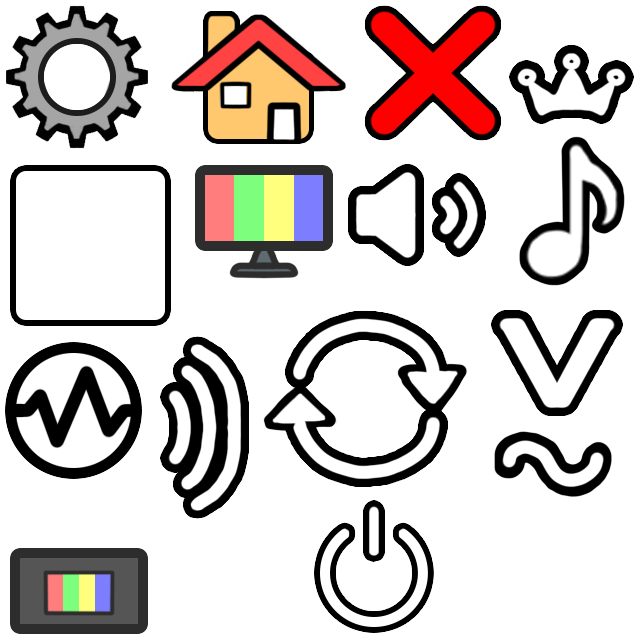
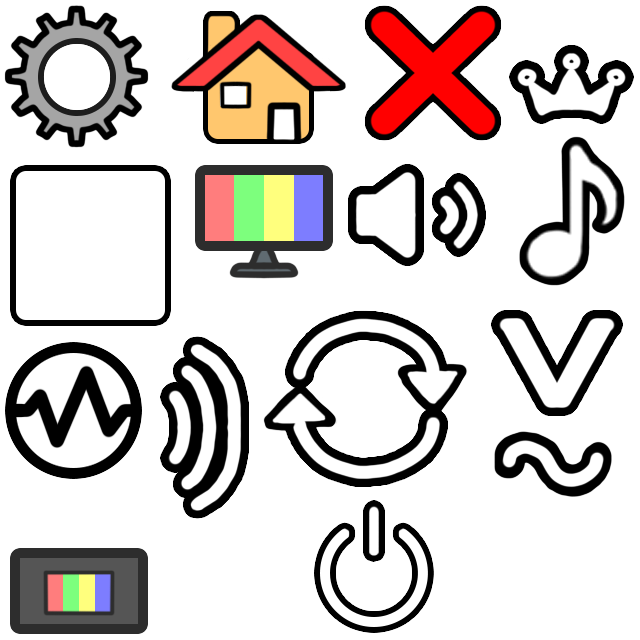
The second 640 x 640 image is a revision of the first. Changes to its layers:
added layer "Layer 27" above "Ellipse 3" over box(4, 5, 149, 149)
painted on "Layer 23" over box(7, 7, 146, 145)
hid "Option" over box(6, 5, 148, 149)